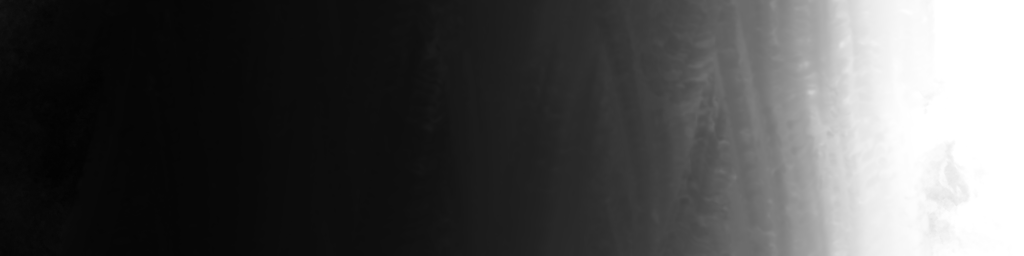
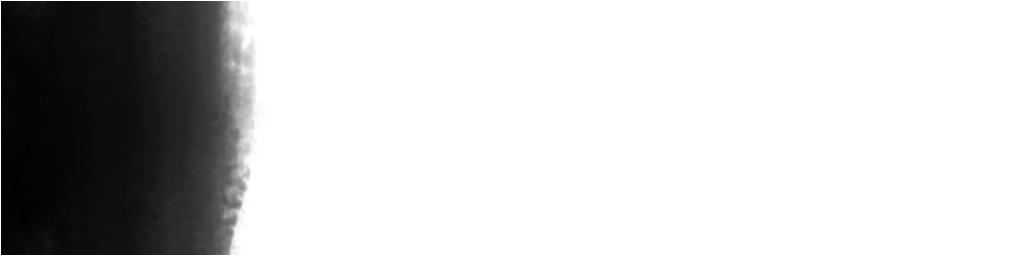
The second 1024 x 256 image is a revision of the first. Changes to its layers:
hid "Capa de pintura 4", painted on it over [0, 0, 985, 256]
showed "Capa de pintura 1", painted on it over [0, 0, 320, 256]
